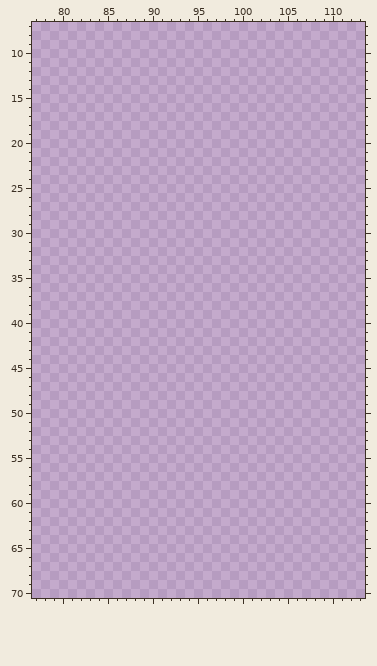
A pixel-art file gets an edit: sprite/Brouillon/mobilier_appart_cuisine.ase. Above, as it was before the edit.
180x180 pixels, 1 frame. Colours within 5 levels of each other are drawn and written as one. Shown: x 77..113, y 7..70.
Once edited:
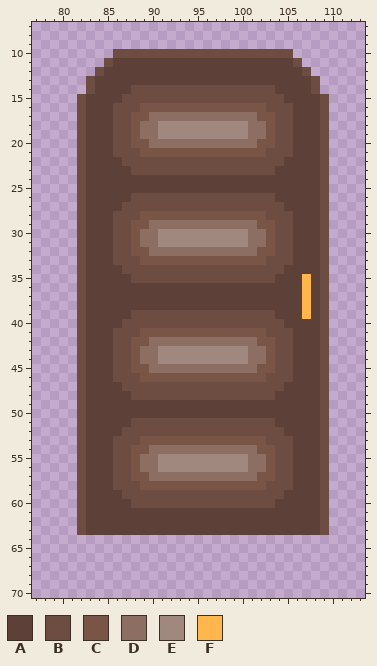
Palette (. is transparent): A #5d4037  B #6d4c41  C #795548  D #8d6e63  E #a1887f  F #ffb74d
From old to new:
y 10: x 86..105 .................... -> BBBBBBBBBBBBBBBBBBBB
y 11: x 85..106 ...................... -> BAAAAAAAAAAAAAAAAAAAAB
y 12: x 84..107 ........................ -> BAAAAAAAAAAAAAAAAAAAAAAB
y 13: x 83..108 .......................... -> BAAAAAAAAAAAAAAAAAAAAAAAAB
y 14: x 83..108 .......................... -> BAAAABBBBBBBBBBBBBBBBAAAAB
y 15: x 82..109 ............................ -> BAAAABBBBBBBBBBBBBBBBBBAAAAB
y 16: x 82..109 ............................ -> BAAABBBCCCCCCCCCCCCCCBBBAAAB
y 17: x 82..109 ............................ -> BAAABBCCDDDDDDDDDDDDCCBBAAAB
y 18..19: x 82..109 ............................ -> BAAABBCDDEEEEEEEEEEDDCBBAAAB
y 20: x 82..109 ............................ -> BAAABBCCDDDDDDDDDDDDCCBBAAAB
y 21: x 82..109 ............................ -> BAAABBBCCCCCCCCCCCCCCBBBAAAB
y 22: x 82..109 ............................ -> BAAAABBBBBBBBBBBBBBBBBBAAAAB
y 23: x 82..109 ............................ -> BAAAAABBBBBBBBBBBBBBBBAAAAAB
y 24..25: x 82..109 ............................ -> BAAAAAAAAAAAAAAAAAAAAAAAAAAB
y 26: x 82..109 ............................ -> BAAAAABBBBBBBBBBBBBBBBAAAAAB
y 27: x 82..109 ............................ -> BAAAABBBBBBBBBBBBBBBBBBAAAAB
y 28: x 82..109 ............................ -> BAAABBBCCCCCCCCCCCCCCBBBAAAB
y 29: x 82..109 ............................ -> BAAABBCCDDDDDDDDDDDDCCBBAAAB
y 30..31: x 82..109 ............................ -> BAAABBCDDEEEEEEEEEEDDCBBAAAB
y 32: x 82..109 ............................ -> BAAABBCCDDDDDDDDDDDDCCBBAAAB
y 33: x 82..109 ............................ -> BAAABBBCCCCCCCCCCCCCCBBBAAAB
y 34: x 82..109 ............................ -> BAAAABBBBBBBBBBBBBBBBBBAAAAB
y 35: x 82..109 ............................ -> BAAAAABBBBBBBBBBBBBBBBAAAFAB
y 36..38: x 82..109 ............................ -> BAAAAAAAAAAAAAAAAAAAAAAAAFAB
y 39: x 82..109 ............................ -> BAAAAABBBBBBBBBBBBBBBBAAAFAB
y 40: x 82..109 ............................ -> BAAAABBBBBBBBBBBBBBBBBBAAAAB
y 41: x 82..109 ............................ -> BAAABBBCCCCCCCCCCCCCCBBBAAAB
y 42: x 82..109 ............................ -> BAAABBCCDDDDDDDDDDDDCCBBAAAB
y 43..44: x 82..109 ............................ -> BAAABBCDDEEEEEEEEEEDDCBBAAAB
y 45: x 82..109 ............................ -> BAAABBCCDDDDDDDDDDDDCCBBAAAB
y 46: x 82..109 ............................ -> BAAABBBCCCCCCCCCCCCCCBBBAAAB
y 47: x 82..109 ............................ -> BAAAABBBBBBBBBBBBBBBBBBAAAAB
y 48: x 82..109 ............................ -> BAAAAABBBBBBBBBBBBBBBBAAAAAB
y 49..50: x 82..109 ............................ -> BAAAAAAAAAAAAAAAAAAAAAAAAAAB
y 51: x 82..109 ............................ -> BAAAAABBBBBBBBBBBBBBBBAAAAAB
y 52: x 82..109 ............................ -> BAAAABBBBBBBBBBBBBBBBBBAAAAB
y 53: x 82..109 ............................ -> BAAABBBCCCCCCCCCCCCCCBBBAAAB
y 54: x 82..109 ............................ -> BAAABBCCDDDDDDDDDDDDCCBBAAAB
y 55..56: x 82..109 ............................ -> BAAABBCDDEEEEEEEEEEDDCBBAAAB
y 57: x 82..109 ............................ -> BAAABBCCDDDDDDDDDDDDCCBBAAAB
y 58: x 82..109 ............................ -> BAAABBBCCCCCCCCCCCCCCBBBAAAB
y 59: x 82..109 ............................ -> BAAAABBBBBBBBBBBBBBBBBBAAAAB
y 60: x 82..109 ............................ -> BAAAAABBBBBBBBBBBBBBBBAAAAAB
y 61..63: x 82..109 ............................ -> BAAAAAAAAAAAAAAAAAAAAAAAAAAB
Changed places in both pictures, as pixel boxes (x1, y1, x2, y2):
added: (77, 49, 329, 535)
